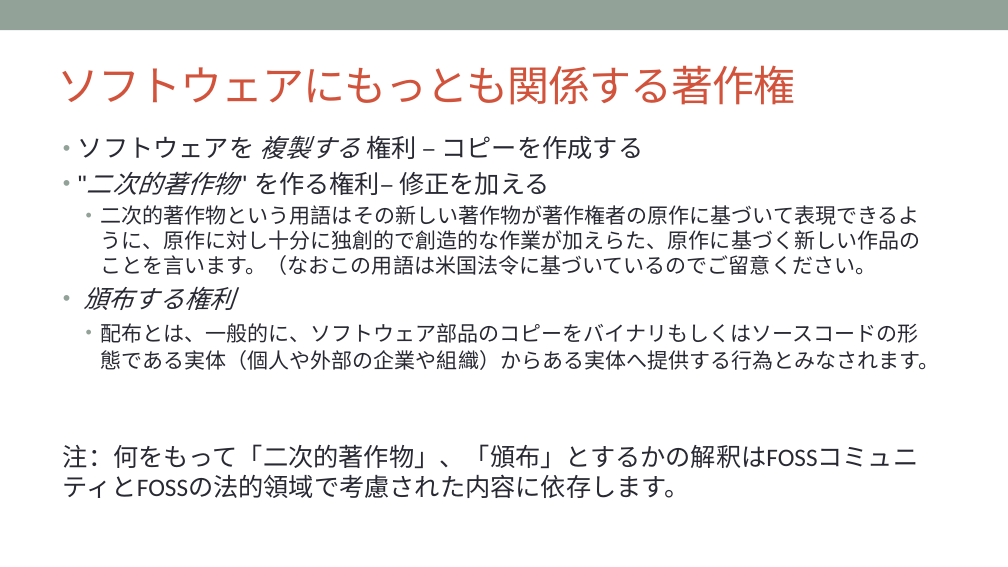
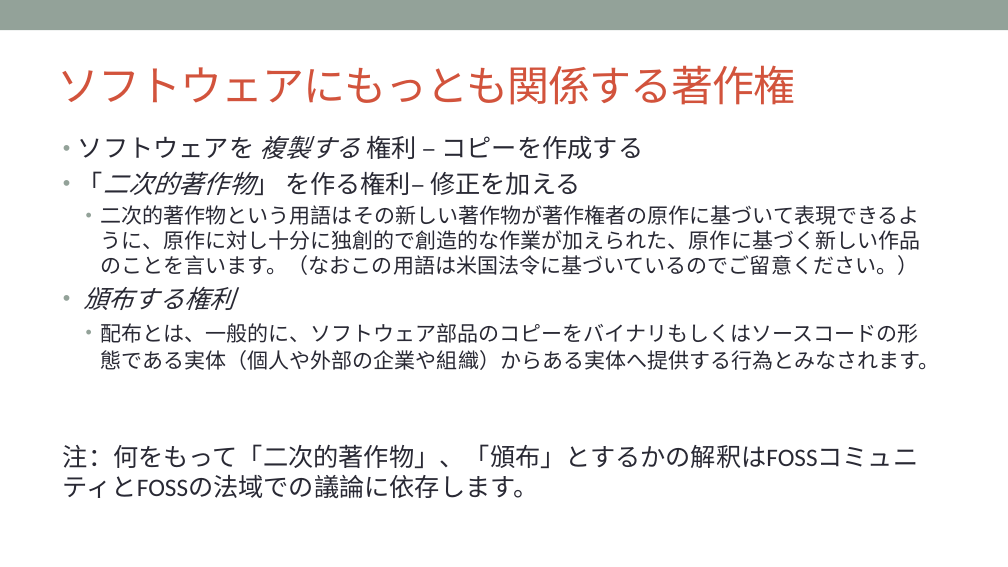
Before and after one commit to OpenChain-Project/Curriculum-Translation-JP, a slide deck: slide 7 of target/openchain-curriculum-release-2.pptx. Drawn at 1008x567 pixels with LibreOffice and Linux fonts; fonts in the diff are those of the drawing; background and template pictures are left out. Boxes give left, top, right and bottom in pixels: in the first picture for what was removed or moved away, otherwise in the second. Text is boxed around its words. In the diff, an @@ line names an element or a change of style, - is before the commit and + after.

```diff
--- a/target/openchain-curriculum-release-2.pptx
+++ b/target/openchain-curriculum-release-2.pptx
@@ text at (x1=78, y1=171, x2=921, y2=275): text changed @@
-• "二次的著作物" を作る権利– 修正を加える
-  • 二次的著作物という用語はその新しい著作物が著作権者の原作に基づいて表現できるように、原作に対し十分に独創的で創造的な作業が加えらた、原作に基づく新しい作品のことを言います。（なおこの用語は米国法令に基づいているのでご留意ください。
+• 「二次的著作物」 を作る権利– 修正を加える
+  • 二次的著作物という用語はその新しい著作物が著作権者の原作に基づいて表現できるように、原作に対し十分に独創的で創造的な作業が加えられた、原作に基づく新しい作品のことを言います。（なおこの用語は米国法令に基づいているのでご留意ください。）
@@ text at (x1=63, y1=444, x2=919, y2=498): text changed @@
-注：何をもって「二次的著作物」、「頒布」とするかの解釈はFOSSコミュニティとFOSSの法的領域で考慮された内容に依存します。
+注：何をもって「二次的著作物」、「頒布」とするかの解釈はFOSSコミュニティとFOSSの法域での議論に依存します。
```
Also in this commit, not shown: 38 other slides changed, 6 other files.
